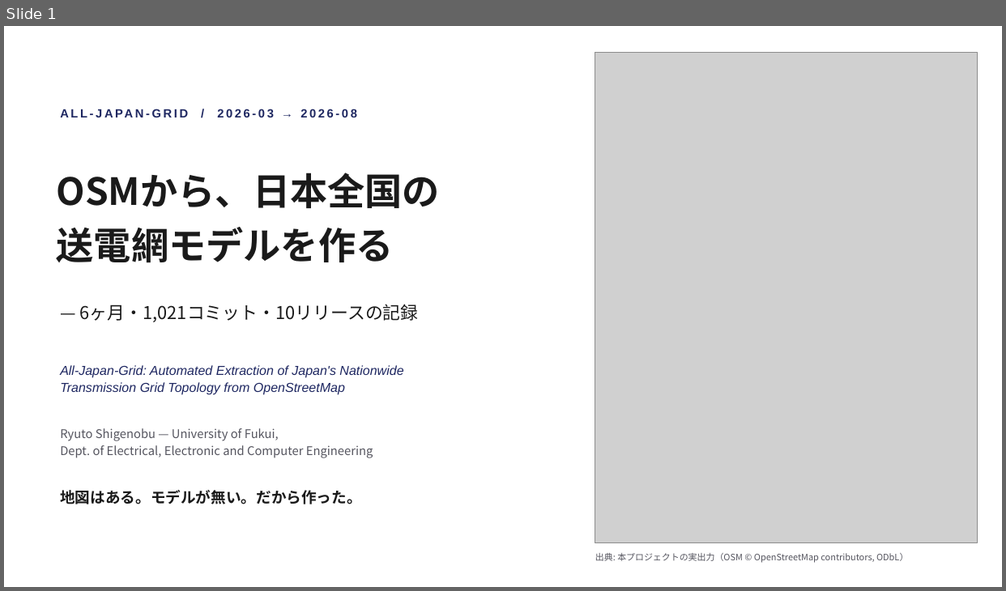
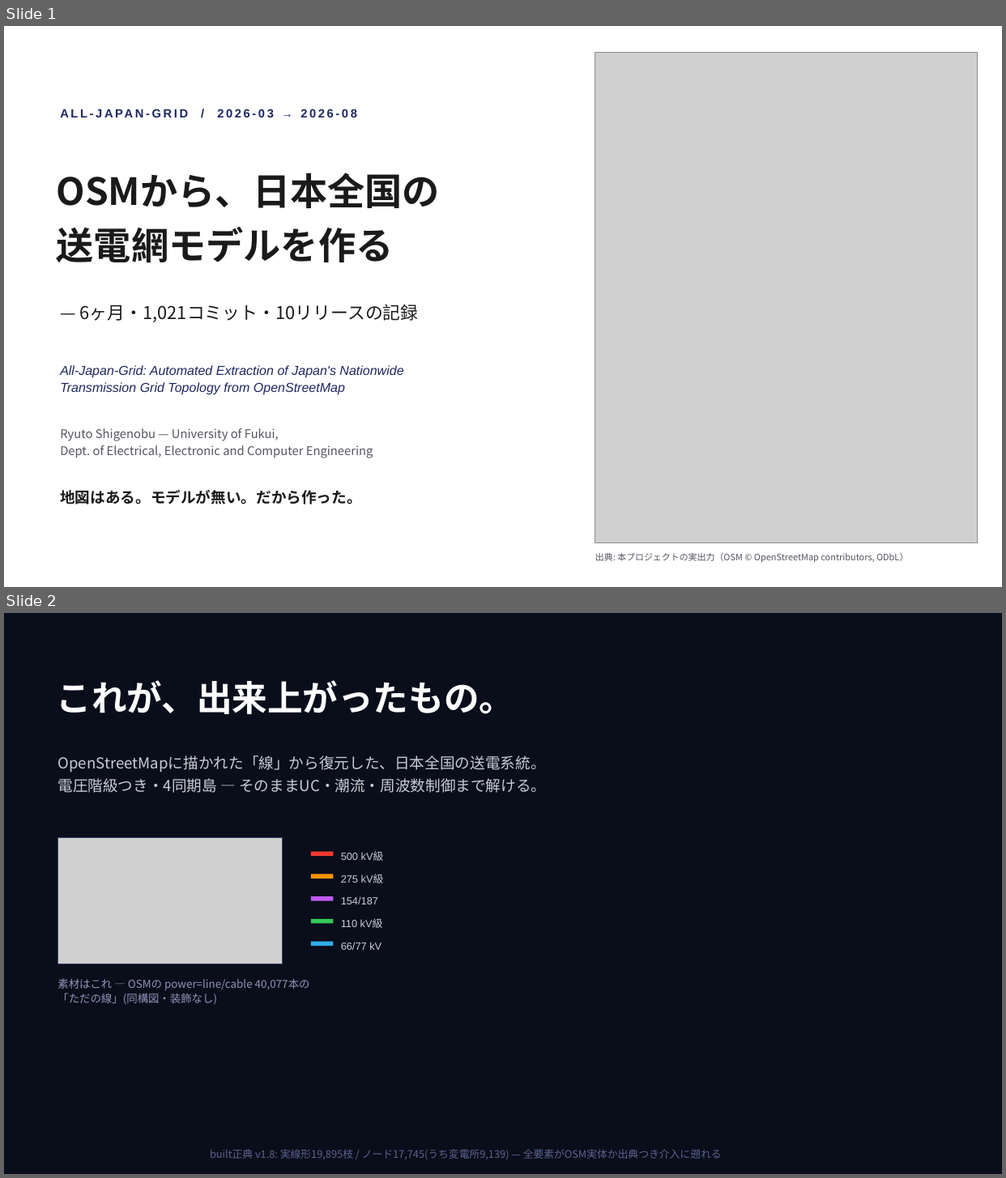
Before and after one commit to lutelute/All-Japan-Grid, a slide deck: docs/slides/ajg/AllJapanGrid_story.pptx. Shown one above the other, each under a label of ours: slide 1 before the commit, slides 1 and 2 after it. The pictures are 1006x591 and 1006x1178 pixels, drawn with LibreOffice and Linux fonts; fonts in the diff are those of the drawing; grey boxes stand for pictures; background and template pictures are left out. Boxes give left, top, right and bottom in pixels: in the first picture for what was removed or moved away, otherwise in the second. Text is boxed around its words. In the diff, an @@ line names an element or a change of style, - is before the commit and + after.

```diff
--- a/docs/slides/ajg/AllJapanGrid_story.pptx
+++ b/docs/slides/ajg/AllJapanGrid_story.pptx
@@ slide 2 added at [4, 613, 1002, 1174], background picture (left out) @@
@@ text added at [57, 680, 515, 714], 34 pt, text #FFFFFF, bold @@
+これが、出来上がったもの。
@@ text added at [57, 756, 546, 793], 14.5 pt, text #C8CDD8 @@
+OpenStreetMapに描かれた「線」から復元した、日本全国の送電系統。
+電圧階級つき・4同期島 — そのままUC・潮流・周波数制御まで解ける。
@@ picture added at [58, 837, 283, 964] @@
@@ rectangle added at [58, 837, 283, 964], outline #3A4266 1 pt @@
@@ rectangle added at [311, 852, 334, 856], fill #FF3B30 @@
@@ text added at [341, 852, 384, 861], 10 pt, text #C8CDD8 @@
+500 kV級
@@ rectangle added at [311, 875, 334, 879], fill #FF9500 @@
@@ text added at [341, 874, 384, 884], 10 pt, text #C8CDD8 @@
+275 kV級
@@ rectangle added at [311, 897, 334, 901], fill #BF5AF2 @@
@@ text added at [341, 897, 378, 905], 10 pt, text #C8CDD8 @@
+154/187
@@ rectangle added at [311, 919, 334, 924], fill #34C759 @@
@@ text added at [341, 919, 383, 928], 10 pt, text #C8CDD8 @@
+110 kV級
@@ rectangle added at [311, 942, 334, 946], fill #32ADE6 @@
@@ text added at [341, 942, 381, 950], 10 pt, text #C8CDD8 @@
+66/77 kV
@@ text added at [57, 978, 310, 1005], 10.5 pt, text #8E96B8 @@
+素材はこれ — OSMの power=line/cable 40,077本の
+「ただの線」(同構図・装飾なし)
@@ text added at [210, 1149, 722, 1160], 10 pt, text #5A648F @@
+built正典 v1.8: 実線形19,895枝 / ノード17,745(うち変電所9,139) — 全要素がOSM実体か出典つき介入に遡れる
```
Also in this commit, not shown: 15 slides changed, 1 other slide added, 6 other files.
